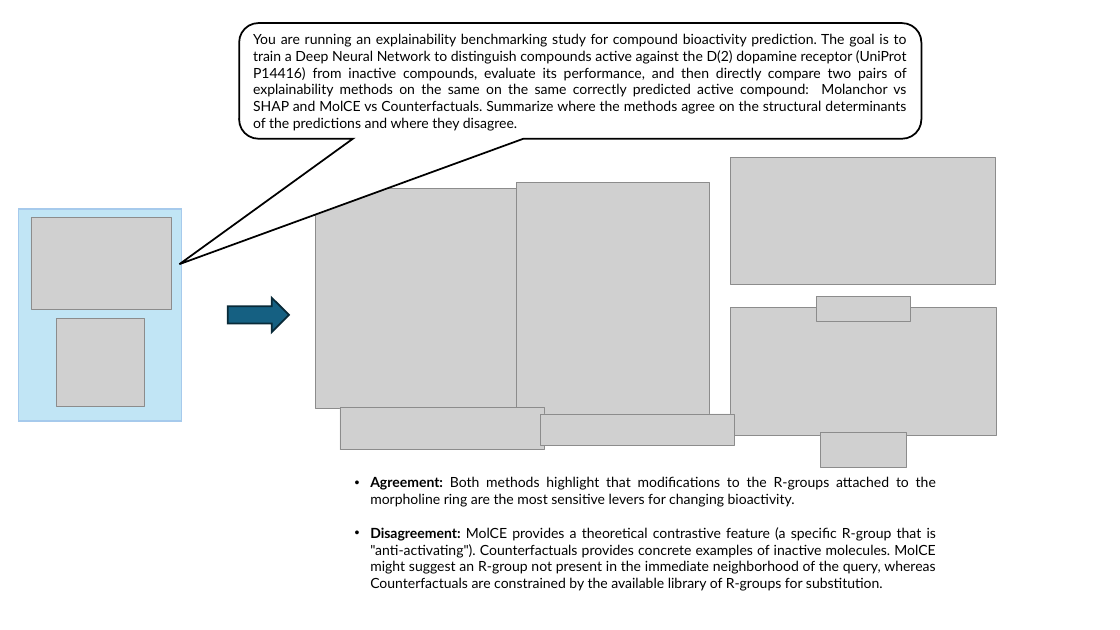
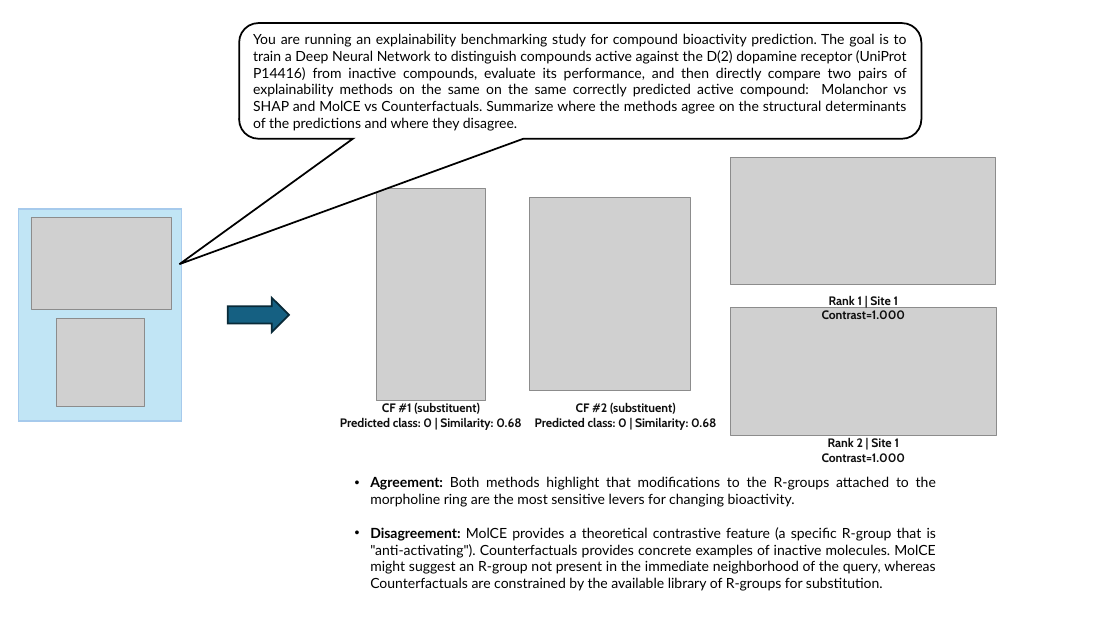
Before and after one commit to LSI-Uni-Bonn/ChemicHAL, a slide deck: slide 5 of slides/figures_AI_agent.pptx. Drawn at 1120x630 pixels with LibreOffice and Linux fonts; fonts in the diff are those of the drawing; grey boxes stand for pictures. Boxes give left, top, right and bottom in pixels: in the first picture for what was removed or moved away, otherwise in the second. Text is boxed around its words. In the diff, an @@ line names an element or a change of style, - is before the commit and + after.

```diff
--- a/slides/figures_AI_agent.pptx
+++ b/slides/figures_AI_agent.pptx
@@ picture: place and size @@
-picture at (316, 189, 520, 409)
+picture at (376, 189, 486, 402)
@@ picture: place and size @@
-picture at (517, 183, 710, 415)
+picture at (529, 197, 691, 391)
@@ picture removed at (817, 297, 911, 321) @@
@@ text added at (822, 296, 905, 319), 10.5 pt, text #0F0F0F, bold @@
+Rank 1 | Site 1
+Contrast=1.000
@@ picture removed at (340, 408, 544, 450) @@
@@ text added at (340, 402, 521, 430), 10.5 pt, text #0F0F0F, bold @@
+CF #1 (substituent)
+Predicted class: 0 | Similarity: 0.68
@@ text added at (535, 402, 716, 430), 10.5 pt, text #0F0F0F, bold @@
+CF #2 (substituent)
+Predicted class: 0 | Similarity: 0.68
@@ picture removed at (541, 414, 734, 446) @@
@@ picture removed at (820, 433, 907, 467) @@
@@ text added at (822, 438, 905, 462), 10.5 pt, text #0F0F0F, bold @@
+Rank 2 | Site 1
+Contrast=1.000
```
Also in this commit, not shown: 1 other slide changed, 2 slides added, 4 other files.
